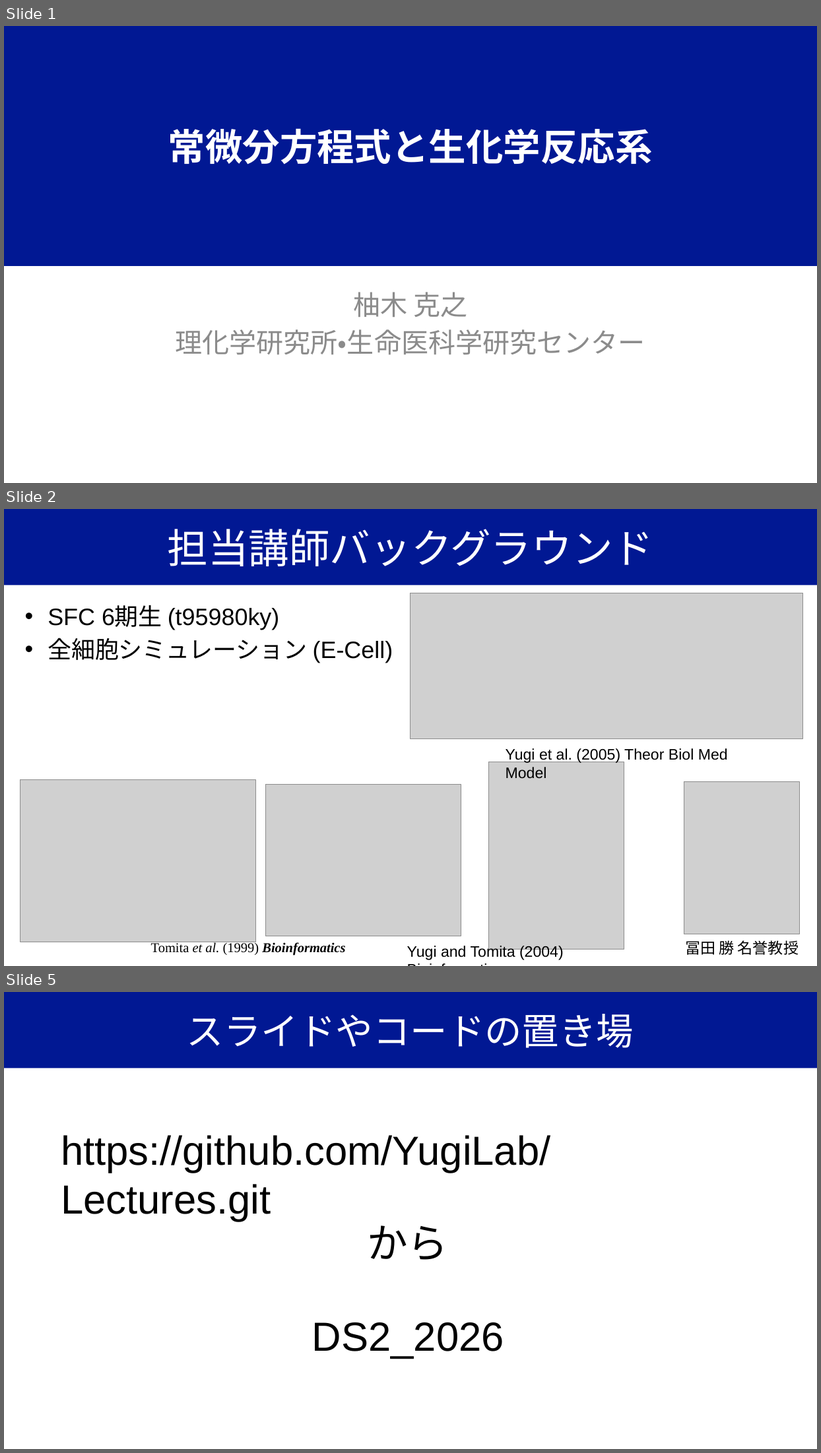
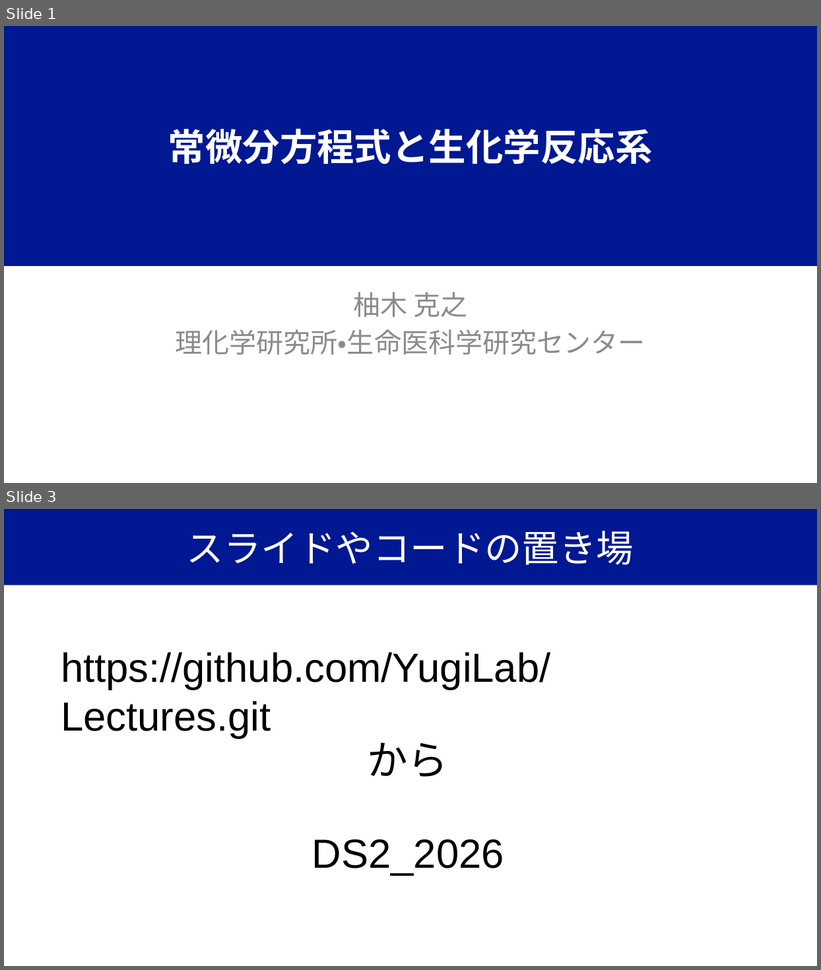
Before and after one commit to YugiLab/Lectures, a slide deck: DS2_2026/Day1/yugi_lecture1_ode.pptx. Shown one above the other, each under a label of ours: slides 1, 2 and 5 before the commit, slides 1 and 3 after it; the slides between them are not shown. The pictures are 821x1453 and 821x970 pixels, drawn with LibreOffice and Linux fonts; fonts in the diff are those of the drawing; grey boxes stand for pictures. Boxes give left, top, right and bottom in pixels: in the first picture for what was removed or moved away, otherwise in the second. Text is boxed around its words. In the diff, an @@ line names an element or a change of style, - is before the commit and + after.

```diff
--- a/DS2_2026/Day1/yugi_lecture1_ode.pptx
+++ b/DS2_2026/Day1/yugi_lecture1_ode.pptx
@@ slide 2 removed at [4, 509, 817, 966], background #FFFFFF @@
@@ title removed at [4, 509, 817, 586] @@
-担当講師バックグラウンド
@@ text removed at [48, 607, 393, 663] @@
-• SFC 6期生 (t95980ky)
-• 全細胞シミュレーション (E-Cell)
@@ picture removed at [411, 593, 804, 739] @@
@@ picture removed at [489, 762, 624, 950] @@
@@ text removed at [506, 749, 728, 778] @@
-Yugi et al. (2005) Theor Biol Med Model
@@ picture removed at [20, 780, 256, 943] @@
@@ picture removed at [265, 785, 461, 937] @@
@@ picture removed at [684, 782, 800, 935] @@
@@ text removed at [151, 942, 345, 956] @@
-Tomita et al. (1999) Bioinformatics
@@ text removed at [685, 941, 799, 955] @@
-冨田 勝 名誉教授
@@ text removed at [407, 945, 564, 960] @@
-Yugi and Tomita (2004) Bioinformatics
@@ what was slide 5 is now slide 3 @@
```
Also in this commit, not shown: 9 slides changed, 4 slides added, 1 other slide removed, 2 other files.
